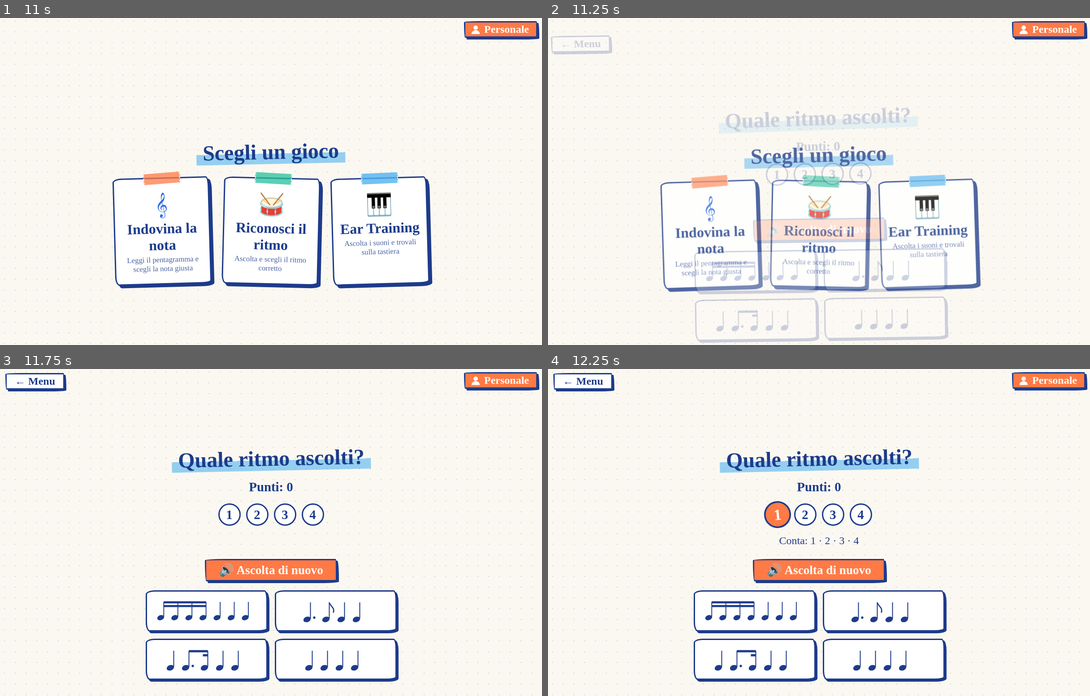
Above: before the commit, frames 1-4 (two rows, left to right).
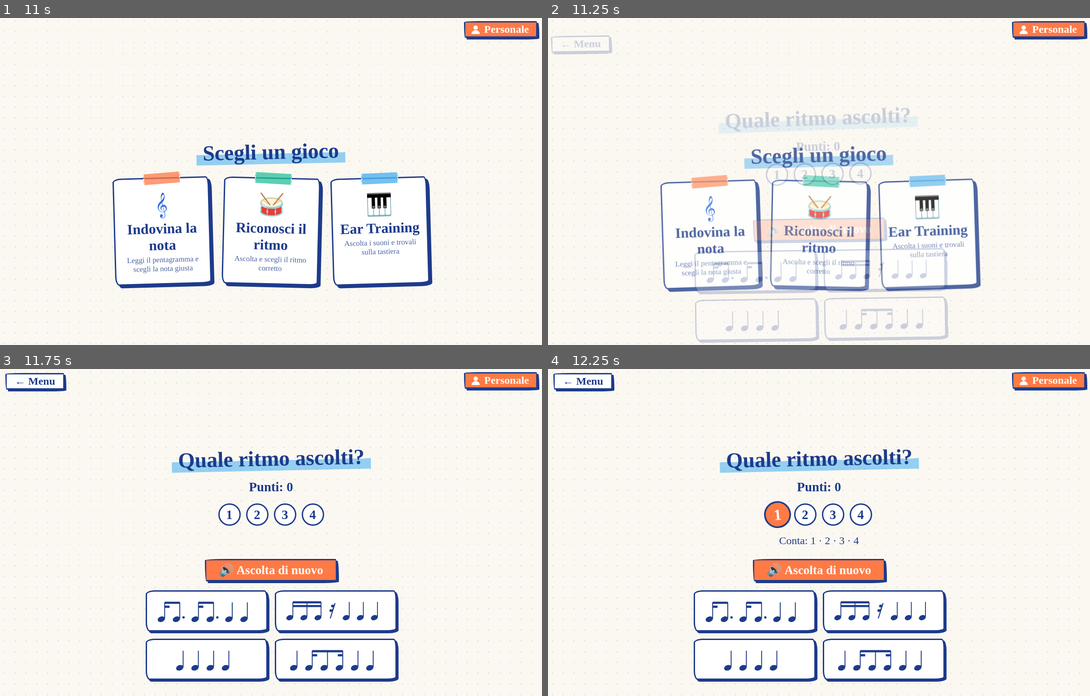
Above: after the commit, the same moments.

Repository: ffrancescobianca/MusicGame
Game: browser game, page index.html
Two runs of this game, one before a commit and one after it. Both use one fixed random seed, a clock stepped at 60 frames per second and the inputs below.
Inputs (mouse positions are in pixels of both pictures, inside the frame that each line leads up to):
- Up to frame 1 (11 s): hold Right 1.03-1.78 s; tap Space every 0.4 s from 1.1 to 10.7 s; click "Personale" at 1.17 s; tap Enter every 2.17 s from 1.68 to 10.35 s; hold Down 1.83-1.93 s; hold Down 1.98-2.48 s; hold Down 2.73-2.93 s; hold Down 2.98-3.08 s; hold Down 3.13-3.88 s; hold Up 3.93-4.43 s; hold Up 4.48-4.68 s; click "← Indietro" at 4.5 s; hold Right 4.93-5.27 s; hold Right 5.32-5.42 s; hold Up 5.67-5.77 s; hold Up 5.82-6.02 s; hold Up 6.07-6.17 s; hold Right 6.42-6.92 s; hold Up 6.97-7.17 s; hold Right 7.22-7.42 s; hold Down 7.47-7.57 s; hold Up 7.62-7.72 s; hold Up 7.77-8.1 s; click "Iniziamo!" at 7.83 s; hold Up 8.15-8.48 s; hold Up 8.73-9.48 s; hold Up 9.53-9.73 s; hold Down 9.78-10.53 s; hold Up from 10.58 s (still down)
- Up to frame 2 (11.25 s): release Up at 11.08 s; tap Space at 11.1 s; click (819, 230) at 11.17 s
- Up to frame 3 (11.75 s): hold Right from 11.33 s (still down); tap Space at 11.5 s
- Up to frame 4 (12.25 s): release Right at 11.83 s; hold Up from 11.88 s (still down); tap Space at 11.9 s

Frame 1 is identical in both runs. In frame 2, 0.9% of the frame differs, in the area x 29-70%, y 73-96%; in frame 3, 1.1%, in the area x 28-70%, y 70-93%; in frame 4, 1.1%.

Commit message:
Add files via upload

Diff:
--- a/index.html
+++ b/index.html
@@ -130,7 +130,7 @@
 <section id="s-menu" class="screen">
   <h2>Scegli un gioco</h2>
   <div class="menu">
-    <div class="game-card" onclick="go('s-clef')"><div class="ico">𝄞</div><h3>Indovina la nota</h3><p>Leggi il pentagramma e scegli la nota giusta</p></div>
+    <div class="game-card" onclick="loadPiano();go('s-clef')"><div class="ico">𝄞</div><h3>Indovina la nota</h3><p>Leggi il pentagramma e scegli la nota giusta</p></div>
     <div class="game-card" onclick="startRhythm()"><div class="ico">🥁</div><h3>Riconosci il ritmo</h3><p>Ascolta e scegli il ritmo corretto</p></div>
     <div class="game-card" onclick="go('s-ear-level')"><div class="ico">🎹</div><h3>Ear Training</h3><p>Ascolta i suoni e trovali sulla tastiera</p></div>
   </div>
@@ -354,7 +354,7 @@
     const d=clef==='treble'?Math.floor(Math.random()*13):Math.floor(Math.random()*15)-12;
     const k=((d%7)+7)%7;
     n={clef,d,name:NAMES[k],y:clef==='treble'?110-5*d:50-5*d,
-       f:440*Math.pow(2,(60+12*Math.floor(d/7)+SEMI[k]-69)/12)};
+       m:60+12*Math.floor(d/7)+SEMI[k]};
   }while(cur&&n.clef===cur.clef&&n.d===cur.d);
   return n;
 }
@@ -375,7 +375,7 @@
   return s+'</svg>';
 }
 function startNote(m){
-  mode=m;nScore=0;nStreak=0;nWrong=0;cur=null;timeLeft=30;nRunning=true;prevBest=ST.note.best[m];
+  loadPiano();mode=m;nScore=0;nStreak=0;nWrong=0;cur=null;timeLeft=30;nRunning=true;prevBest=ST.note.best[m];
   const box=document.getElementById('note-answers');box.innerHTML='';
   NAMES.forEach(nm=>{
     const b=document.createElement('button');
@@ -418,7 +418,7 @@
   if(locked) return;
   if(nm===cur.name){
     locked=true;btn.classList.add('ok');nScore++;nStreak++;scoreTxt();recNote(true);addTime(3);
-    tone(cur.f,ctx().currentTime,.8,'triangle');
+    pianoTone(cur.m,.3);
     setTimeout(nextNote,500);
   }else{
     nStreak=0;scoreTxt();recNote(false);nWrong++;btn.classList.add('no');
@@ -430,25 +430,50 @@
 /* ---------- Gioco 2: Riconosci il ritmo ---------- */
 // valori in semicrome: 8 = minima, 6 = semiminima puntata, 4 = semiminima,
 // 3 = croma puntata, 2 = croma, 1 = semicroma  (misura da 16 = 4/4)
+// valori NEGATIVI = pause (-8 minima, -6 semiminima puntata, -4 semiminima, -3 croma puntata, -2 croma, -1 semicroma)
 const PATTERNS=[
   [4,4,4,4],[8,4,4],[4,4,8],[8,8],[6,2,4,4],[4,6,2,4],[3,1,4,4,4],[4,3,1,4,4],
   [2,2,2,2,4,4],[1,1,1,1,4,4,4],[4,1,1,1,1,4,4],[6,2,6,2],[3,1,3,1,4,4],
-  [2,1,1,4,4,4],[4,4,2,1,1,4],[2,4,2,4,4],[8,3,1,4],[6,2,2,2,4]
+  [2,1,1,4,4,4],[4,4,2,1,1,4],[2,4,2,4,4],[8,3,1,4],[6,2,2,2,4],
+  /* --- più difficili: sincopi, puntati, semicrome e pause --- */
+  [4,1,2,1,4,4],[1,2,1,2,2,4,4],[1,2,1,1,2,1,4,4],[2,4,2,2,4,2],
+  [3,3,2,3,3,2],[3,3,3,3,2,2],[3,3,4,3,3],[6,2,3,1,4],[4,6,2,2,2],[2,6,2,6],
+  [1,3,1,3,4,4],[3,1,2,2,4,4],[2,1,1,2,1,1,4,4],[1,1,1,1,1,1,1,1,4,4],
+  [6,6,4],[6,6,2,2],[6,2,4,2,2],[6,4,6],[2,4,4,4,2],[2,4,4,2,4],[4,2,4,2,4],
+  [2,2,4,4,2,2],[3,1,1,1,2,4,4],[4,3,1,2,2,4],[2,1,1,3,1,4,4],
+  [-4,4,4,4],[-2,2,4,-2,2,4],[-2,2,-2,2,4,4],[4,-2,2,-2,2,4],
+  [-1,1,2,4,4,4],[-4,1,1,2,4,4],[4,-1,1,2,4,4],[-2,1,1,4,4,4],
+  [4,4,-4,2,2],[1,1,2,-4,4,4],[4,2,2,-2,2,2,2],
+  /* --- con le pause --- */
+  [-8,4,4],[8,-4,4],[4,4,-8],[-4,4,-4,4],[-8,2,2,4],[-6,2,4,4],[4,-6,2,4],[-6,6,4],[-3,1,4,4,4],[-3,1,-3,1,4,4],[3,1,-3,1,4,4],[3,-1,2,2,4,4],[-2,2,-2,2,-2,2,-2,2],[-2,2,2,-2,2,2,4],[-4,2,2,-4,2,2],[-1,1,1,1,4,4,4],[1,1,-1,1,4,4,4],[1,1,1,-1,4,4,4],[-1,1,-1,1,4,4,4],[4,-2,1,1,4,4],[-2,1,1,-2,1,1,4,4],[-4,3,1,4,4],[-6,2,-6,2],[-2,6,-2,6],[-2,2,-6,2,4],[4,-4,2,2,4],[-8,8],[-2,4,-2,4,4],[-1,1,2,-2,2,4,4]
 ];
+let lastTarget=null;
+// posizioni (in semicrome) in cui si sente un attacco: le pause non suonano
+const onsets=p=>{let t=0;const o=[];p.forEach(d=>{if(d>0)o.push(t);t+=Math.abs(d);});return o;};
+const rdist=(a,b)=>{const A=onsets(a),B=onsets(b);return A.filter(x=>!B.includes(x)).length+B.filter(x=>!A.includes(x)).length;};
 let target=null,rScore=0,rLocked=false;
 
 function rhythmSVG(p){
-  const gap=34,xs=[],st=[];let s0=0,x=22;
-  p.forEach(d=>{xs.push(x);st.push(s0);s0+=d;x+=gap+((d===3||d===6)?8:0);});
+  const gap=p.length>8?27:34,xs=[],st=[];let s0=0,x=22;
+  p.forEach(d=>{xs.push(x);st.push(s0);s0+=Math.abs(d);x+=gap+((Math.abs(d)===3||Math.abs(d)===6)?8:0);});
   const w=x+6,c='currentColor';
   let s=`<svg viewBox="0 0 ${w} 66" width="${w}" height="66" fill="none" stroke="${c}">`;
   p.forEach((d,i)=>{
     const X=xs[i];
+    if(d<0){
+      const a=-d;
+      if(a===8) s+=`<line x1="${X-9}" x2="${X+9}" y1="40" y2="40" stroke-width="2.4"/><rect x="${X-6}" y="33" width="12" height="7" fill="${c}"/>`;
+      else if(a===4||a===6) s+=`<path d="M${X-2} 16 L${X+5} 26 L${X-2} 35 L${X+5} 44 Q${X-4} 46 ${X-1} 54" stroke-width="2.8" stroke-linejoin="round" stroke-linecap="round"/>`;
+      else if(a===2||a===3) s+=`<circle cx="${X-1}" cy="26" r="3.3" fill="${c}"/><path d="M${X+6} 20 Q${X+3} 27 ${X-1} 27 M${X+6} 20 L${X-2} 52" stroke-width="2.4" stroke-linecap="round"/>`;
+      else s+=`<circle cx="${X+1}" cy="24" r="3" fill="${c}"/><circle cx="${X-3}" cy="35" r="3" fill="${c}"/><path d="M${X+7} 18 Q${X+5} 24 ${X+1} 24 M${X+3} 29 Q${X+1} 35 ${X-3} 35 M${X+7} 18 L${X-4} 53" stroke-width="2.4" stroke-linecap="round"/>`;
+      if(a===3||a===6) s+=`<circle cx="${X+(a===6?13:11)}" cy="${a===6?30:34}" r="2.3" fill="${c}"/>`;
+      return;
+    }
     s+=`<ellipse cx="${X}" cy="52" rx="8" ry="5.5" transform="rotate(-20 ${X} 52)" ${d===8?'stroke-width="2"':`fill="${c}"`}/>`;
     s+=`<line x1="${X+7.5}" x2="${X+7.5}" y1="50" y2="14" stroke-width="2"/>`;
     if(d===3||d===6) s+=`<circle cx="${X+16}" cy="48" r="2.3" fill="${c}"/>`;
   });
-  const ok=i=>i<p.length&&p[i]<4&&Math.floor(st[i]/4)===Math.floor((st[i]+p[i]-1)/4);
+  const ok=i=>i<p.length&&p[i]>0&&p[i]<4&&Math.floor(st[i]/4)===Math.floor((st[i]+p[i]-1)/4);
   const grouped=new Set();
   for(let i=0;i<p.length;i++){
     if(!ok(i)||grouped.has(i)) continue;
@@ -466,7 +491,7 @@
     });
   }
   p.forEach((d,i)=>{
-    if(grouped.has(i)||d>=4) return;
+    if(grouped.has(i)||d>=4||d<0) return;
     const fx=xs[i]+7.5,n=d===1?2:1;
     for(let f=0;f<n;f++) s+=`<path d="M${fx} ${14+f*8} c2 9 13 11 9 23" stroke-width="2.5"/>`;
   });
@@ -476,8 +501,12 @@
 function startRhythm(){rScore=0;rStreak=0;go('s-rhythm');newRhythm();}
 function newRhythm(){
   rLocked=false;
-  const pool=[...PATTERNS].sort(()=>Math.random()-.5).slice(0,4);
-  target=pool[Math.floor(Math.random()*4)];
+  do{target=PATTERNS[Math.floor(Math.random()*PATTERNS.length)];}while(target===lastTarget);
+  lastTarget=target;
+  // le 3 alternative sono scelte fra i ritmi più simili a quello da riconoscere
+  const near=PATTERNS.filter(q=>q!==target).map(q=>({q,k:rdist(q,target)+Math.random()*2.5}))
+    .sort((a,b)=>a.k-b.k).slice(0,3).map(o=>o.q);
+  const pool=[target,...near].sort(()=>Math.random()-.5);
   const box=document.getElementById('rh-opts');box.innerHTML='';
   pool.forEach(p=>{
     const b=document.createElement('button');
@@ -507,9 +536,11 @@
   timers.push(setTimeout(()=>{spans.forEach(e=>e.classList.remove('on'));status.textContent='🎶 Ascolta il ritmo!';},(lead+4*beat)*1000));
   let t=t0+4*beat;
   target.forEach(d=>{
-    const dur=Math.min(d*unit*.9,.4);
-    tone(392,t,dur,'triangle',.55,master);tone(784,t,dur*.6,'sine',.2,master);
-    t+=d*unit;
+    if(d>0){
+      const dur=Math.min(d*unit*.9,.4);
+      tone(392,t,dur,'triangle',.55,master);tone(784,t,dur*.6,'sine',.2,master);
+    }
+    t+=Math.abs(d)*unit;
   });
   timers.push(setTimeout(()=>{status.textContent='';},(t-a.currentTime)*1000+300));
 }
@@ -531,7 +562,7 @@
 let earN=1,earSeq=false,earTarget=[],earSel=[],earLocked=false,earScore=0,earTotal=0;
 const mf=m=>440*Math.pow(2,(m-69)/12);
 // Campioni di pianoforte reali (Salamander Grand Piano) caricati da internet; senza connessione si usa un suono sintetico
-const PIANO_URL='https://tonejs.github.io/audio/salamander/',PIANO_ROOTS={60:'C4',63:'Ds4',66:'Fs4',69:'A4',72:'C5'};
+const PIANO_URL='https://tonejs.github.io/audio/salamander/',PIANO_ROOTS={36:'C2',39:'Ds2',42:'Fs2',45:'A2',48:'C3',51:'Ds3',54:'Fs3',57:'A3',60:'C4',63:'Ds4',66:'Fs4',69:'A4',72:'C5',75:'Ds5',78:'Fs5',81:'A5'};
 let pianoBuf={},pianoP=null;
 function loadPiano(){
   if(!pianoP){
